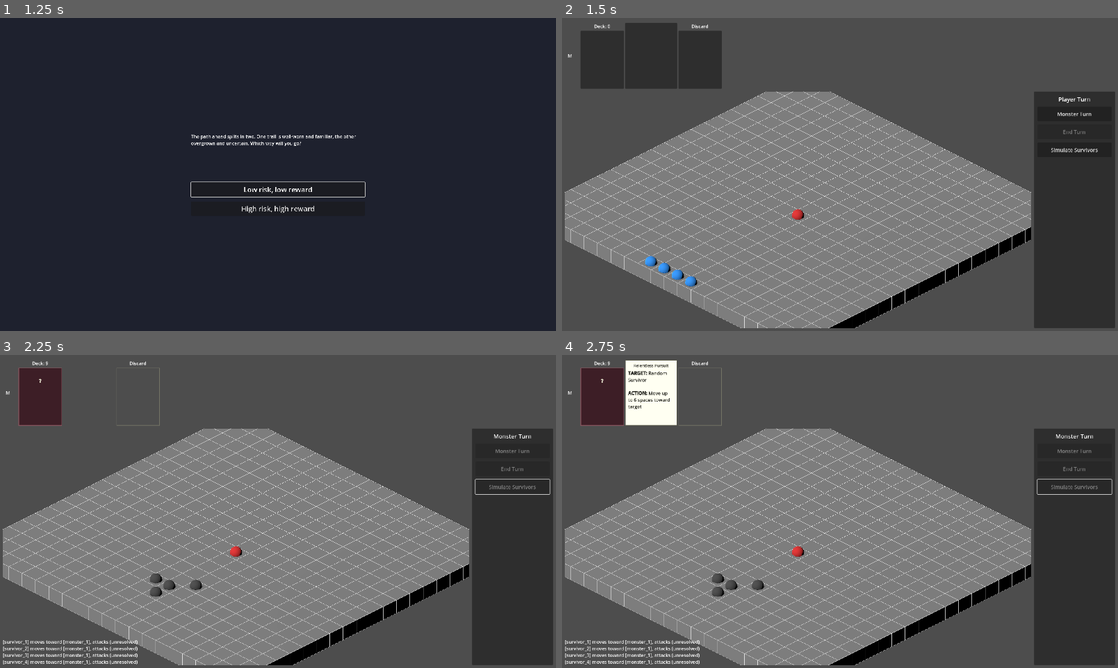
Above: before the commit, frames 1-4 (two rows, left to right).
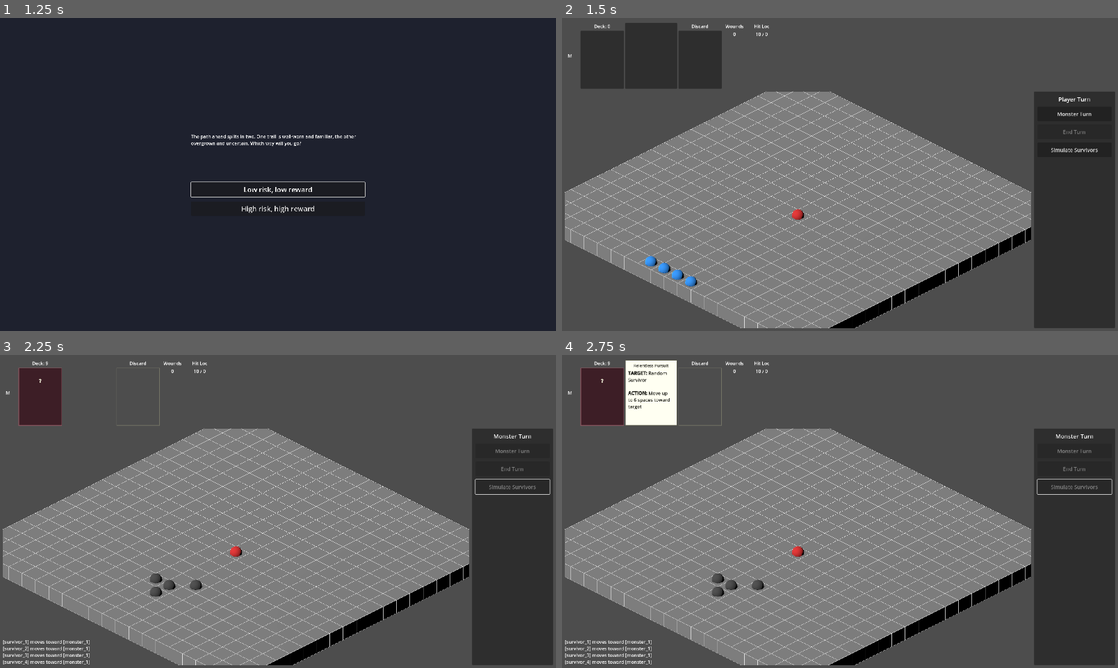
Above: after the commit, the same moments.

Repository: aartcmeijer-hash/silt-2
Game: Godot game, scene res://scenes/menus/main_menu.tscn
The game is run twice, just before and just after one commit, with the same random seed, the same clock (stepped at 60 frames per second) and the same inputs.
Inputs:
- Up to frame 1 (1.25 s): click "Play" at 0.5 s
- Up to frame 2 (1.5 s): click "Low risk, low reward" at 1.25 s
- Up to frame 3 (2.25 s): click "Simulate Survivors" at 2 s
- Up to frame 4 (2.75 s): no input

Frame 1 is identical in both runs. In frame 2, less than 0.1% of the frame differs, in the area x 29-38%, y 2-6%; in frame 3, 0.3%, in the area x 16-38%, y 2-99%; in frame 4, 0.3%.

Commit message:
feat: add monster attack range, simulate survivor attacks, show wound/hit location in UI

Diff:
--- a/scenes/game/ui/monster_deck_ui.gd
+++ b/scenes/game/ui/monster_deck_ui.gd
@@ -22,6 +22,16 @@
 func update_discard_top(monster_id: String, card: MonsterActionCard) -> void:
 	if monster_rows.has(monster_id):
 		monster_rows[monster_id].update_discard_top(card)
+
+
+func update_wound_count(monster_id: String, count: int) -> void:
+	if monster_rows.has(monster_id):
+		monster_rows[monster_id].update_wound_count(count)
+
+
+func update_hit_location_deck(monster_id: String, draw_count: int, discard_count: int) -> void:
+	if monster_rows.has(monster_id):
+		monster_rows[monster_id].update_hit_location_deck(draw_count, discard_count)
 
 
 func show_active_card(monster_id: String, card: MonsterActionCard) -> void:
@@ -110,6 +120,8 @@
 	var discard_display: Control
 	var label: Label
 	var deck_count_label: Label
+	var wound_count_label: Label
+	var hit_loc_label: Label
 
 	func _init(id: String, display_label: String) -> void:
 		monster_id = id
@@ -156,6 +168,36 @@
 		discard_display.clear()
 		discard_container.add_child(discard_display)
 
+		# Wound stack area
+		var wound_container := VBoxContainer.new()
+		wound_container.custom_minimum_size.x = 80
+		add_child(wound_container)
+
+		var wound_header := Label.new()
+		wound_header.text = "Wounds"
+		wound_header.horizontal_alignment = HORIZONTAL_ALIGNMENT_CENTER
+		wound_container.add_child(wound_header)
+
+		wound_count_label = Label.new()
+		wound_count_label.text = "0"
+		wound_count_label.horizontal_alignment = HORIZONTAL_ALIGNMENT_CENTER
+		wound_container.add_child(wound_count_label)
+
+		# Hit location deck area
+		var hit_loc_container := VBoxContainer.new()
+		hit_loc_container.custom_minimum_size.x = 100
+		add_child(hit_loc_container)
+
+		var hit_loc_header := Label.new()
+		hit_loc_header.text = "Hit Loc"
+		hit_loc_header.horizontal_alignment = HORIZONTAL_ALIGNMENT_CENTER
+		hit_loc_container.add_child(hit_loc_header)
+
+		hit_loc_label = Label.new()
+		hit_loc_label.text = "10 / 0"
+		hit_loc_label.horizontal_alignment = HORIZONTAL_ALIGNMENT_CENTER
+		hit_loc_container.add_child(hit_loc_label)
+
 
 	func update_deck_count(count: int) -> void:
 		deck_count_label.text = "Deck: %d" % count
@@ -182,5 +224,13 @@
 		active_card_display.clear()
 
 
+	func update_wound_count(count: int) -> void:
+		wound_count_label.text = str(count)
+
+
+	func update_hit_location_deck(draw_count: int, discard_count: int) -> void:
+		hit_loc_label.text = "%d / %d" % [draw_count, discard_count]
+
+
 	func set_highlighted(enabled: bool) -> void:
 		modulate = Color.WHITE if not enabled else Color(1.2, 1.2, 1.0)
--- a/scripts/game/cards/monster_action_card.gd
+++ b/scripts/game/cards/monster_action_card.gd
@@ -19,6 +19,7 @@
 @export var targeting_type: TargetingType = TargetingType.RANDOM_SURVIVOR
 @export var action_type: ActionType = ActionType.MOVE_TOWARDS
 @export var max_distance: int = 6
+@export var attack_range: int = 1
 @export var dice_count: int = 1
 @export var damage: int = 1
 @export_multiline var display_text: String = ""
--- a/scripts/game/monster_ai_controller.gd
+++ b/scripts/game/monster_ai_controller.gd
@@ -293,6 +293,17 @@
 		push_warning("MonsterAIController: target %s has no SurvivorData" % target_id)
 		return
 
+	# Range check
+	var monster_grid_pos: Vector2i = grid.world_to_grid(monster.global_position)
+	var target_grid_pos: Vector2i = grid.world_to_grid(target.global_position)
+	var dist: int = abs(monster_grid_pos.x - target_grid_pos.x) + abs(monster_grid_pos.y - target_grid_pos.y)
+	if dist > card.attack_range:
+		_attack_log.clear()
+		_log("%s tries to attack %s but is out of range (%d > %d)" % [
+			monster.entity_label, target_id, dist, card.attack_range])
+		attack_log_updated.emit(_attack_log.duplicate())
+		return
+
 	var monster_data: MonsterData = monster.monster_data
 	var accuracy: int = monster_data.accuracy if monster_data else 0
 
--- a/scripts/game/player_turn_controller.gd
+++ b/scripts/game/player_turn_controller.gd
@@ -145,7 +145,40 @@
 			if best_tile != survivor_grid_pos:
 				entity.position = grid.grid_to_world(best_tile.x, best_tile.y)
 
-			log_lines.append("[%s] moves toward [%s], attacks (unresolved)" % [entity_id, nearest_monster_id])
+			log_lines.append("[%s] moves toward [%s]" % [entity_id, nearest_monster_id])
+
+			# Attack if in range and monster still alive
+			if entities.has(nearest_monster_id) and best_tile_dist <= _fists.range:
+				var monster_entity: EntityPlaceholder = entities[nearest_monster_id]
+				var monster_data: MonsterData = monster_entity.monster_data
+				var survivor_data: SurvivorData = state.data
+				var hit_result: Dictionary = AttackResolver.resolve_hit_roll(_fists, survivor_data)
+				var hits: int = hit_result.hits
+				log_lines.append("[%s] attacks [%s] -> %d hit(s)" % [entity_id, nearest_monster_id, hits])
+				if hits > 0 and monster_data and monster_data.hit_location_deck:
+					var monster_alive: bool = true
+					for i in range(hits):
+						if not monster_alive:
+							break
+						var card: HitLocationCard = monster_data.hit_location_deck.draw_card()
+						if not card:
+							break
+						var wound_result: Dictionary = AttackResolver.resolve_wound_roll(_fists, survivor_data, monster_data)
+						if wound_result.is_wound:
+							var suffix: String = " (CRIT)" if wound_result.is_crit else ""
+							log_lines.append("  %s: %s -> wound%s" % [entity_id, card.card_name, suffix])
+							_apply_monster_wound(nearest_monster_id)
+							if not entities.has(nearest_monster_id):
+								monster_alive = false
+						else:
+							log_lines.append("  %s: %s -> no wound" % [entity_id, card.card_name])
+						monster_data.hit_location_deck.discard_card(card)
+						if monster_ai and monster_ai.deck_ui and monster_alive:
+							monster_ai.deck_ui.update_hit_location_deck(
+								nearest_monster_id,
+								monster_data.hit_location_deck.draw_pile.size(),
+								monster_data.hit_location_deck.discard_pile.size()
+							)
 		else:
 			log_lines.append("[%s] has no target" % entity_id)
 
@@ -427,6 +460,15 @@
 	simulation_log_updated.emit([log_line])
 	monster_data.hit_location_deck.discard_card(card)
 
+	# Update hit location deck UI
+	if monster_ai and monster_ai.deck_ui:
+		var hit_deck: HitLocationDeck = monster_data.hit_location_deck
+		monster_ai.deck_ui.update_hit_location_deck(
+			_attack_target_id,
+			hit_deck.draw_pile.size(),
+			hit_deck.discard_pile.size()
+		)
+
 
 func _apply_monster_wound(monster_id: String) -> void:
 	if not monster_ai or not monster_ai.monster_decks.has(monster_id):
@@ -434,6 +476,11 @@
 
 	var deck: MonsterDeck = monster_ai.monster_decks[monster_id]
 	var is_dead: bool = deck.apply_wound()
+
+	# Update wound and deck UI
+	if monster_ai and monster_ai.deck_ui:
+		monster_ai.deck_ui.update_wound_count(monster_id, deck.wound_stack.size())
+		monster_ai.deck_ui.update_deck_count(monster_id, deck.get_draw_pile_count())
 
 	if is_dead:
 		simulation_log_updated.emit(["[%s] SLAIN!" % monster_id])
--- a/scripts/game/tactical_game_screen.gd
+++ b/scripts/game/tactical_game_screen.gd
@@ -293,6 +293,8 @@
 	# Update UI with initial deck count
 	var deck: MonsterDeck = monster_ai.monster_decks[monster_id]
 	monster_deck_ui.update_deck_count(monster_id, deck.get_draw_pile_count())
+	monster_deck_ui.update_hit_location_deck(monster_id, 10, 0)
+	monster_deck_ui.update_wound_count(monster_id, 0)
 
 
 func _create_basic_hit_location_deck() -> HitLocationDeck:
